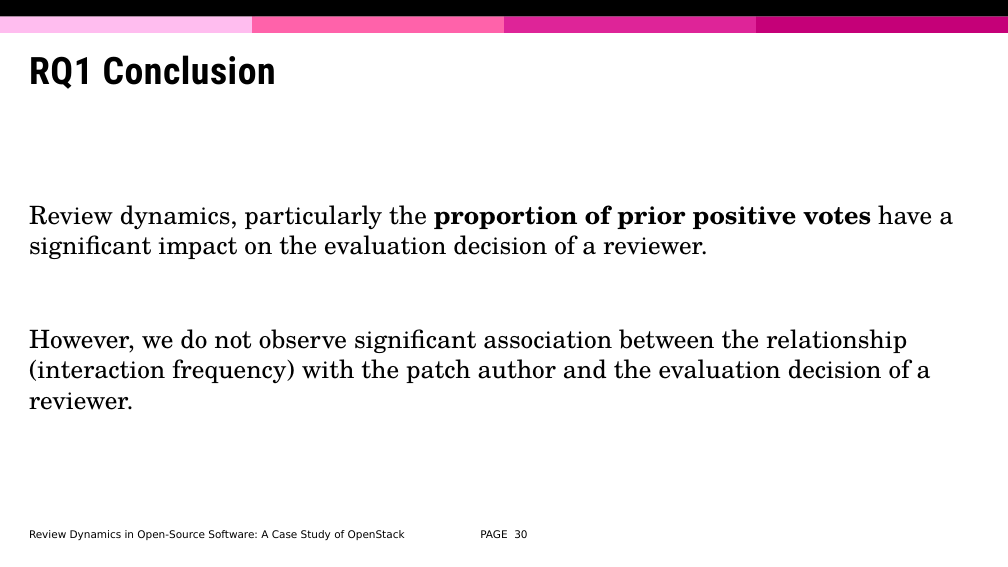
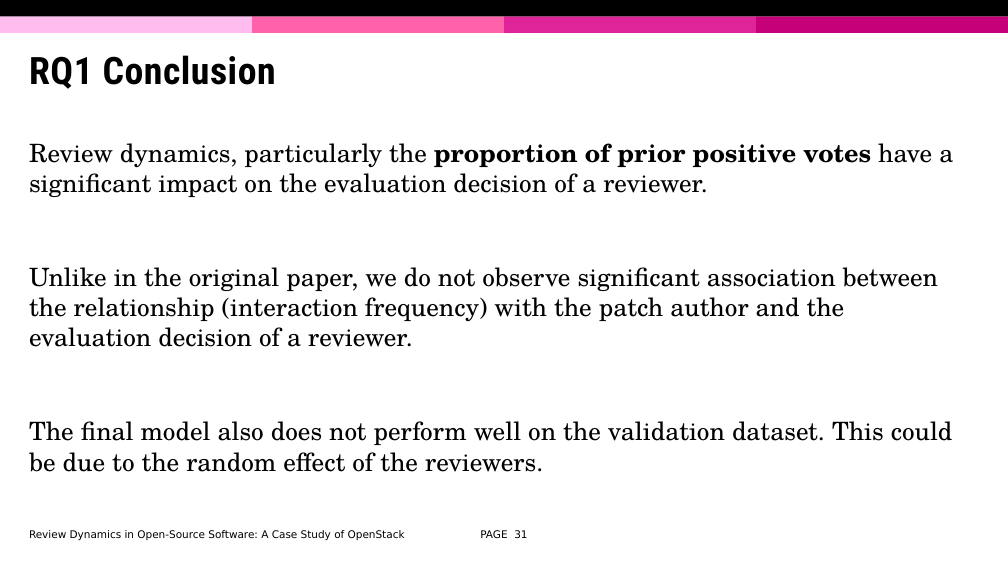
Before and after one commit to david-siqi-liu/review-dynamics-openstack, a slide deck: slide 31 of presentation/review-dynamics-openstack.pptx (slide 30 before the commit). Drawn at 1008x567 pixels with LibreOffice and Linux fonts; fonts in the diff are those of the drawing; background and template pictures are left out. Boxes give left, top, right and bottom in pixels: in the first picture for what was removed or moved away, otherwise in the second. Text is boxed around its words. In the diff, an @@ line names an element or a change of style, - is before the commit and + after.

```diff
--- a/presentation/review-dynamics-openstack.pptx
+++ b/presentation/review-dynamics-openstack.pptx
@@ text at [29,267,953,472]: text changed @@
-However, we do not observe significant association between the relationship (interaction frequency) with the patch author and the evaluation decision of a reviewer.
+Unlike in the original paper, we do not observe significant association between the relationship (interaction frequency) with the patch author and the evaluation decision of a reviewer.
+The final model also does not perform well on the validation dataset. This could be due to the random effect of the reviewers.
@@ page number at [480,530,527,538]: text changed @@
-PAGE 30
+PAGE 31
```
Also in this commit, not shown: 9 other slides changed, 3 slides added, 2 other files.
